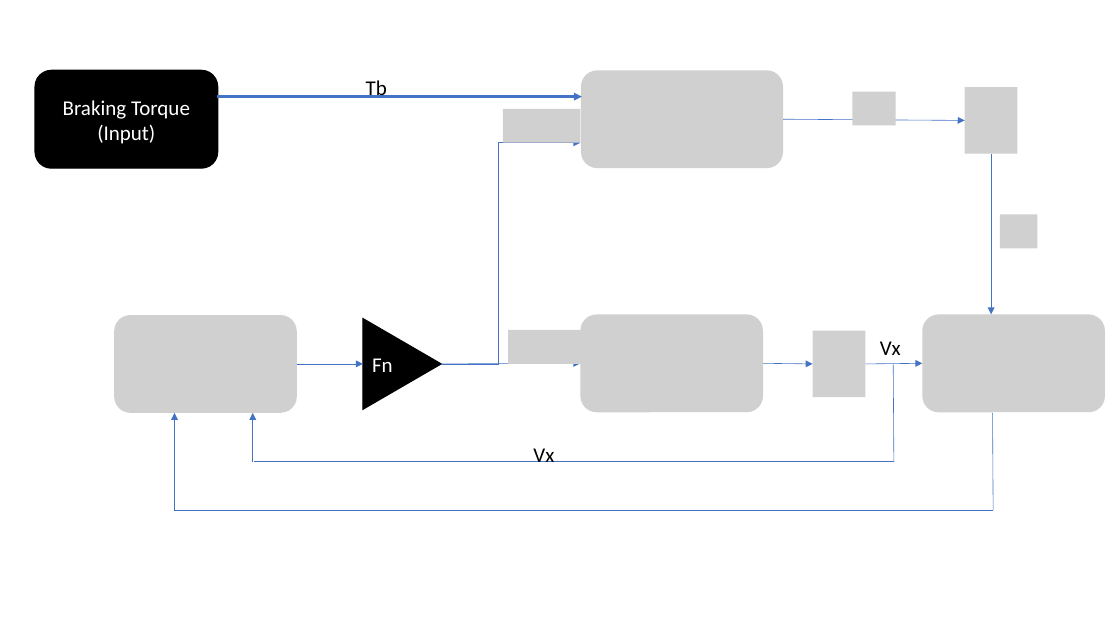
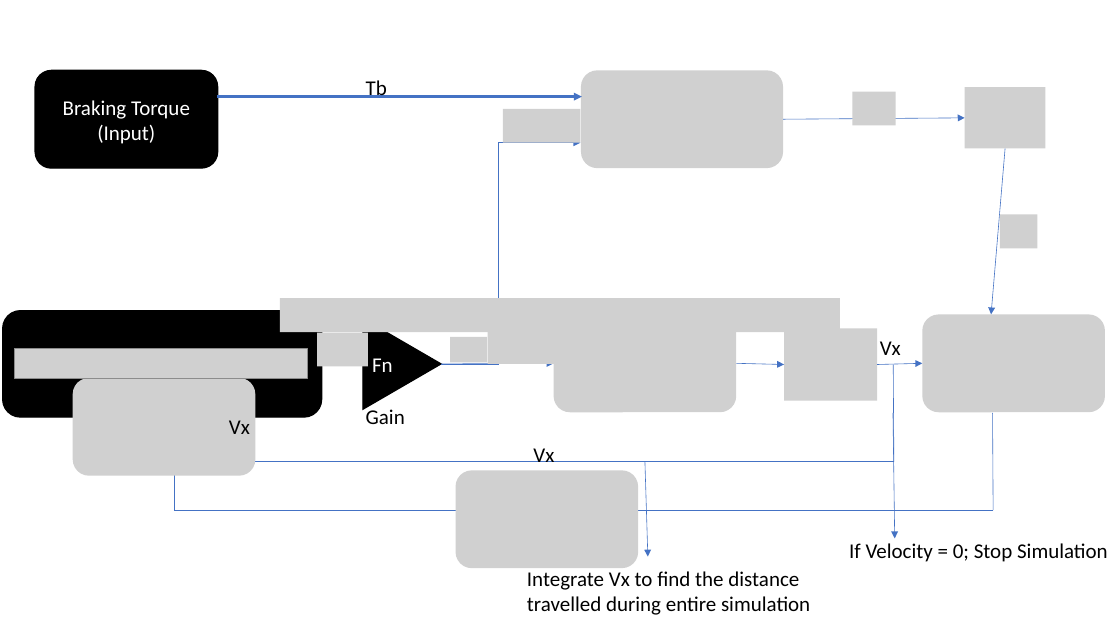
Before and after one commit to Kurma-Eshwar-Sai-Srinivas/ABS-Simulink, a slide deck: slide 1 of Presentation1.pptx. Drawn at 1120x630 pixels with LibreOffice and Linux fonts; fonts in the diff are those of the drawing; grey boxes stand for pictures. Boxes give left, top, right and bottom in pixels: in the first picture for what was removed or moved away, otherwise in the second. Text is boxed around its words. In the diff, an @@ line names an element or a change of style, - is before the commit and + after.

```diff
--- a/Presentation1.pptx
+++ b/Presentation1.pptx
@@ picture: place and size @@
-picture at [965, 87, 1017, 154]
+picture at [965, 87, 1045, 149]
@@ arrow moved from (991, 154) - (991, 314) to (1006, 149) - (991, 314) @@
@@ picture added at [280, 298, 840, 332] @@
@@ rounded rectangle added at [3, 311, 322, 418], fill #000000, outline #000000 1 pt @@
@@ picture removed at [114, 315, 297, 413] @@
@@ picture: place and size @@
-picture at [581, 314, 763, 413]
+picture at [554, 314, 736, 413]
@@ picture: place and size @@
-picture at [812, 331, 865, 397]
+picture at [784, 329, 877, 401]
@@ picture added at [14, 348, 308, 378] @@
@@ picture added at [318, 333, 368, 366] @@
@@ picture added at [450, 337, 487, 362] @@
@@ picture: place and size @@
-picture at [508, 330, 586, 364]
+picture at [488, 330, 565, 364]
@@ picture added at [73, 378, 255, 476] @@
@@ arrow removed from (297, 364) to (363, 364) @@
@@ arrow moved from (441, 364) - (581, 364) to (441, 364) - (554, 364) @@
@@ arrow moved from (763, 364) - (812, 364) to (737, 364) - (784, 365) @@
@@ arrow moved from (865, 364) - (923, 364) to (877, 365) - (923, 364) @@
@@ arrow removed from (253, 462) to (253, 413) @@
@@ text added at [366, 407, 405, 424], 18 pt, text #000000 @@
+Gain
@@ arrow added from (893, 413) to (895, 539), #4472C4 0.5 pt @@
@@ text added at [229, 420, 250, 434], 18 pt, text #000000 @@
+Vx
@@ picture added at [455, 471, 638, 569] @@
@@ arrow added from (645, 462) to (648, 557), #4472C4 0.5 pt @@
@@ text added at [849, 543, 1108, 562], 18 pt, text #000000 @@
+If Velocity = 0; Stop Simulation
@@ text added at [527, 571, 810, 615], 18 pt, text #000000 @@
+Integrate Vx to find the distance
+travelled during entire simulation
```
Also in this commit, not shown: 1 slide added, 1 slide removed, 19 other files.
